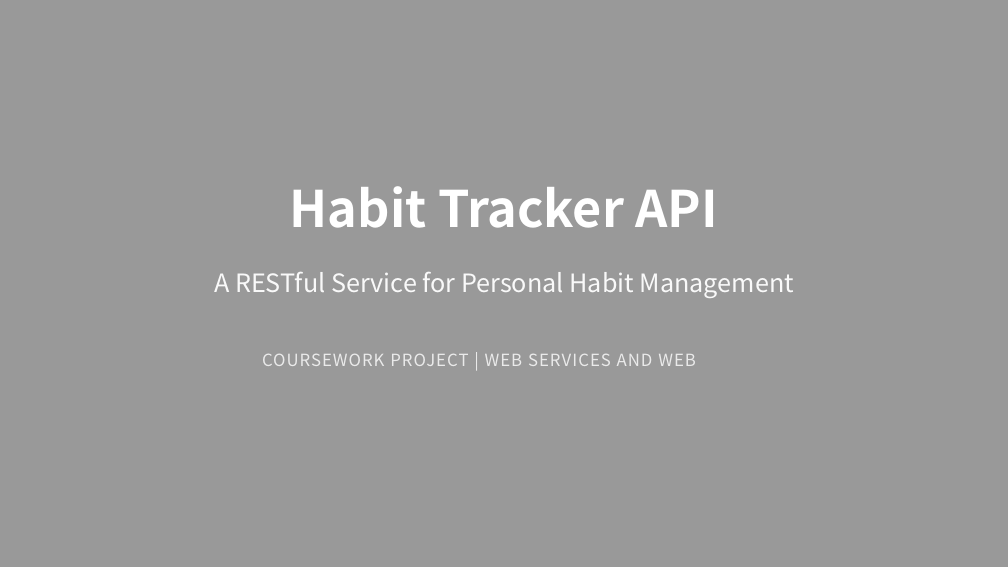
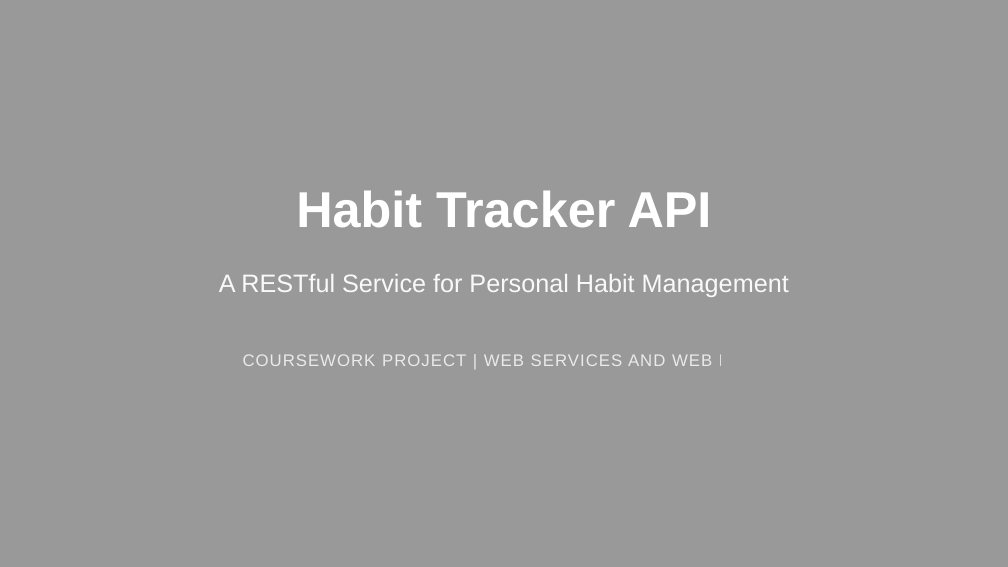
Before and after one commit to lanmeishijie/habit-tracker-api, a slide deck: slide 1 of docs/Presentation.pptx. Drawn at 1008x567 pixels with LibreOffice and Linux fonts; fonts in the diff are those of the drawing; background and template pictures are left out. Boxes give left, top, right and bottom in pixels: in the first picture for what was removed or moved away, otherwise in the second. Text is boxed around its words. In the diff, an @@ line names an element or a change of style, - is before the commit and + after.

```diff
--- a/docs/Presentation.pptx
+++ b/docs/Presentation.pptx
@@ font Noto Sans CJK SC to Arial in 3 elements at (296,190,712,228), (219,274,789,297), (243,354,764,366) @@
```
Also in this commit, not shown: 6 other slides changed.
